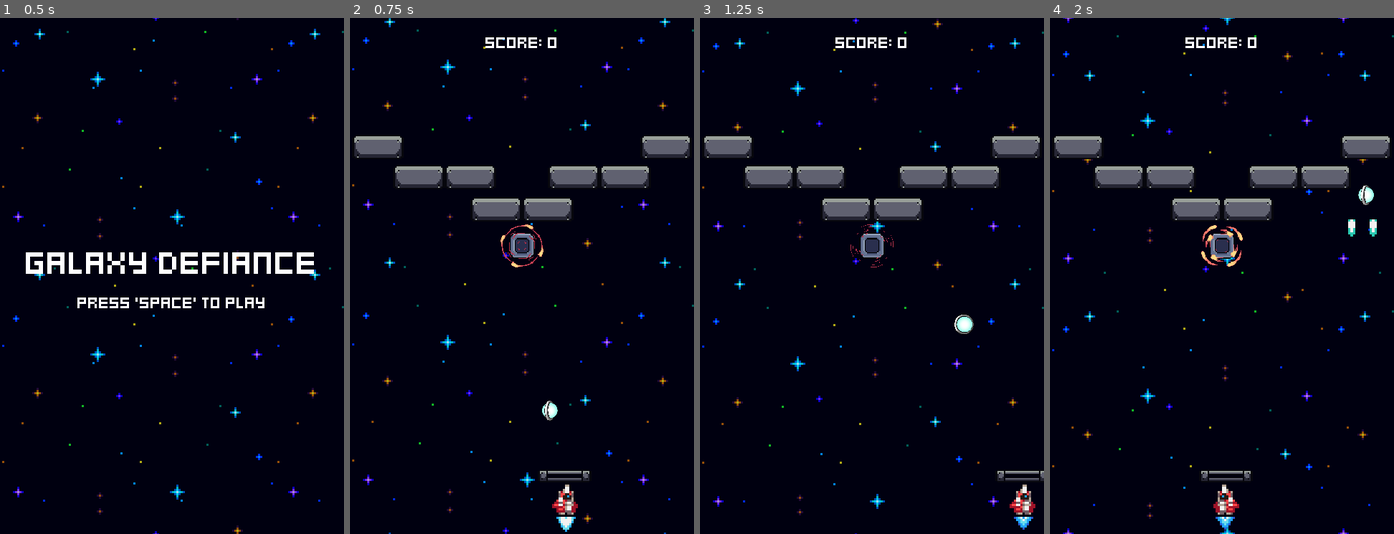
Above: before the commit, frames 1-4 (left to right).
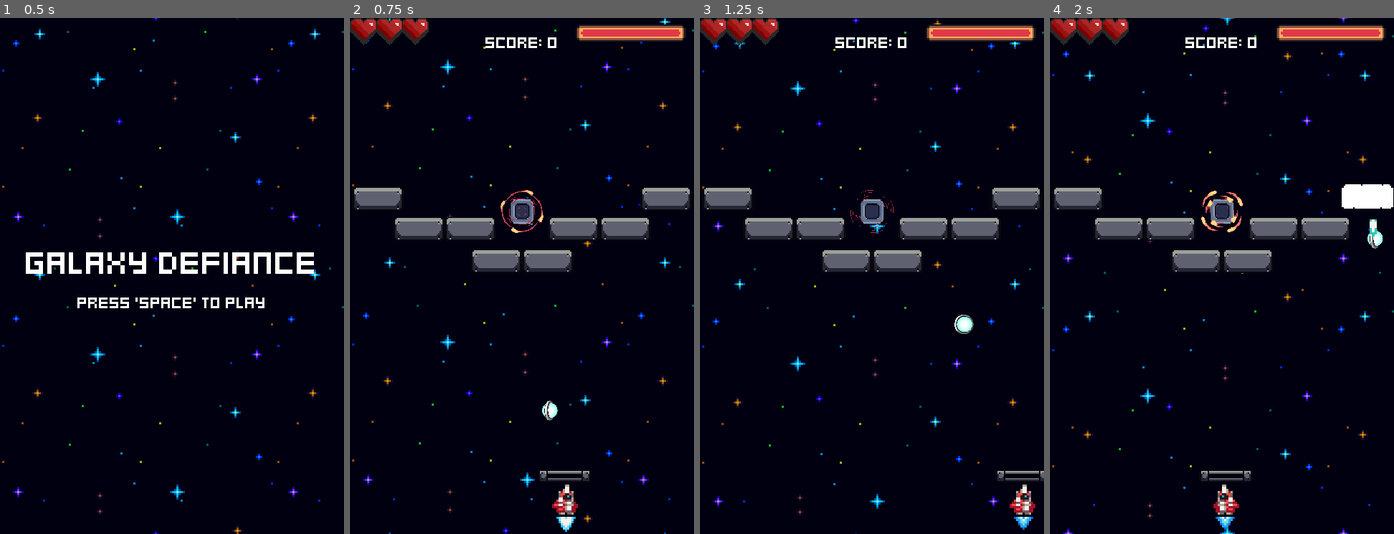
Above: after the commit, the same moments.

Repository: Wilthos/Brick-Break-Space-Shooter-Project
Game: Godot game, scene res://menus/menu.tscn
Same seed, same stepped clock (60 frames per second), same inputs: the game is played once before the commit and once after it.
Inputs:
- Up to frame 1 (0.5 s): no input
- Up to frame 2 (0.75 s): tap Space (Fire) at 0.5 s; hold Right (ui_right) from 0.53 s (still down); tap Enter (ui_accept) at 0.6 s
- Up to frame 3 (1.25 s): keep holding Right (ui_right); tap Enter (ui_accept) at 0.77, 1.07 s
- Up to frame 4 (2 s): release Right (ui_right) at 1.28 s; hold Left (ui_left) from 1.28 s (still down); tap Space (Fire) at 1.35 s; tap Enter (ui_accept) at 1.52, 1.55, 1.82 s

Frame 1 is identical in both runs. In frame 2, 11% of the frame differs, in the area x 0-99%, y 0-50%; in frame 3, 11%; in frame 4, 12%, in the area x 0-100%, y 0-50%.

Commit message:
Ball and Ship Health GUI Set Up

Diff:
--- /dev/null
+++ b/UI/ball_health.gd
@@ -0,0 +1,27 @@
+class_name BallHealth
+extends HBoxContainer
+
+@onready var HeartIcon = preload("res://UI/heart.tscn")
+
+# Called when the node enters the scene tree for the first time.
+func _ready() -> void:
+	pass # Replace with function body.
+
+
+# Called every frame. 'delta' is the elapsed time since the previous frame.
+func _process(delta: float) -> void:
+	pass
+
+func set_max_hearts(max: int):
+	for i in range(max):
+		var heart = HeartIcon.instantiate()
+		add_child(heart)
+
+func update_hearts(current_health: int):
+	var hearts = get_children()
+
+	for i in range(current_health):
+		hearts[i].update(true)
+
+	for i in range(current_health, hearts.size()):
+		hearts[i].update(false)
--- a/UI/ball_health.tscn
+++ b/UI/ball_health.tscn
@@ -1,15 +1,9 @@
 [gd_scene load_steps=2 format=3 uid="uid://dh8frerdxeqf1"]
 
-[ext_resource type="PackedScene" uid="uid://stikcw2yrqse" path="res://UI/heart.tscn" id="1_0yu4c"]
+[ext_resource type="Script" path="res://UI/ball_health.gd" id="1_6ir7i"]
 
 [node name="BallHealth" type="HBoxContainer"]
-theme_override_constants/separation = 18
-
-[node name="Heart" parent="." instance=ExtResource("1_0yu4c")]
-layout_mode = 2
-
-[node name="Heart2" parent="." instance=ExtResource("1_0yu4c")]
-layout_mode = 2
-
-[node name="Heart3" parent="." instance=ExtResource("1_0yu4c")]
-layout_mode = 2
+offset_right = 41.0
+offset_bottom = 13.0
+theme_override_constants/separation = -1
+script = ExtResource("1_6ir7i")
--- /dev/null
+++ b/UI/heart.gd
@@ -0,0 +1,17 @@
+class_name Heart
+extends Panel
+
+@onready var sprite_2d: Sprite2D = $Sprite2D
+
+# Called when the node enters the scene tree for the first time.
+func _ready() -> void:
+	pass # Replace with function body.
+
+
+# Called every frame. 'delta' is the elapsed time since the previous frame.
+func _process(delta: float) -> void:
+	pass
+
+func update(full: bool):
+	if full: sprite_2d.frame = 0
+	else: sprite_2d.frame = 4
--- a/UI/heart.tscn
+++ b/UI/heart.tscn
@@ -1,22 +1,17 @@
-[gd_scene load_steps=4 format=3 uid="uid://stikcw2yrqse"]
+[gd_scene load_steps=3 format=3 uid="uid://stikcw2yrqse"]
 
-[ext_resource type="Texture2D" uid="uid://clt2oefslow20" path="res://assets/Hearts/PNG/basic/background.png" id="1_ney08"]
-[ext_resource type="Texture2D" uid="uid://dg1ftc6jse5nf" path="res://assets/Hearts/PNG/basic/border.png" id="2_o2ij6"]
-[ext_resource type="Texture2D" uid="uid://b4ogllo7pt8n0" path="res://assets/Hearts/PNG/basic/heart.png" id="3_p56vs"]
+[ext_resource type="Script" path="res://UI/heart.gd" id="1_v40ai"]
+[ext_resource type="Texture2D" uid="uid://cw5ax2y1e4pcl" path="res://assets/Hearts/PNG/animated/border/heart_animated_1.png" id="2_mkmxi"]
 
 [node name="Heart" type="Panel"]
 self_modulate = Color(1, 1, 1, 0)
-offset_right = 17.0
-offset_bottom = 17.0
+custom_minimum_size = Vector2(13, 13)
+offset_right = 13.0
+offset_bottom = 13.0
+script = ExtResource("1_v40ai")
 
-[node name="HeartBG" type="Sprite2D" parent="."]
-texture = ExtResource("1_ney08")
+[node name="Sprite2D" type="Sprite2D" parent="."]
+scale = Vector2(0.75, 0.75)
+texture = ExtResource("2_mkmxi")
 centered = false
-
-[node name="HeartBorder" type="Sprite2D" parent="."]
-texture = ExtResource("2_o2ij6")
-centered = false
-
-[node name="HeartFill" type="Sprite2D" parent="."]
-texture = ExtResource("3_p56vs")
-centered = false
+hframes = 5
--- /dev/null
+++ b/UI/progress_bar.gd
@@ -0,0 +1,12 @@
+extends ProgressBar
+
+@export var ship: Ship
+
+
+func _ready():
+	ship.stats_component.health_changed.connect(update)
+	update()
+
+func update():
+	value = ship.stats_component.health / ship.max_ship_health *100
+	pass
--- /dev/null
+++ b/UI/texture_progress_bar.gd
@@ -0,0 +1,12 @@
+extends TextureProgressBar
+
+@export var ship: Ship
+
+
+func _ready():
+	ship.stats_component.health_changed.connect(update)
+	update()
+
+func update():
+	value = ship.stats_component.health / ship.max_ship_health *100
+	pass
--- a/bricks/brick.gd
+++ b/bricks/brick.gd
@@ -19,7 +19,7 @@
 	# Get Max Health of the Brick and store for brick status textures
 	#print_debug(max_brick_health_flag)
 	#print_debug(max_brick_health)
-	if stats_component:
+	if max_brick_health_flag:
 		max_brick_health = stats_component.health
 		max_brick_health_flag = false
 		# this should only run once
--- a/enemies/enemy_portal.gd
+++ b/enemies/enemy_portal.gd
@@ -28,7 +28,7 @@
 
 # Called when the node enters the scene tree for the first time.
 func _ready() -> void:
-	green_enemy_spawn_timer.timeout.connect(handle_spawn.bind(GreenEnemyScene,green_enemy_spawn_timer,3.0))
+	green_enemy_spawn_timer.timeout.connect(handle_spawn.bind(GreenEnemyScene,green_enemy_spawn_timer,1.0))
 	yellow_enemy_spawn_timer.timeout.connect(handle_spawn.bind(YellowEnemyScene,yellow_enemy_spawn_timer,5.0))
 	pink_enemy_spawn_timer.timeout.connect(handle_spawn.bind(PinkEnemyScene,pink_enemy_spawn_timer,10.0))
 
--- a/player_ship/ship.gd
+++ b/player_ship/ship.gd
@@ -1,3 +1,4 @@
+class_name Ship
 extends Node2D
 
 @onready var left_muzzle: Marker2D = $LeftMuzzle
@@ -9,12 +10,17 @@
 @onready var move_component: MoveComponent = $MoveComponent
 @onready var flame_animated_sprite: AnimatedSprite2D = %FlameAnimatedSprite
 @onready var variable_pitch_audio_stream_player: VariablePitchAudioStreamPlayer = $VariablePitchAudioStreamPlayer
+@onready var stats_component: StatsComponent = $StatsComponent
 
+var max_ship_health_flag = true
+var max_ship_health = 0
 
 # Called when the node enters the scene tree for the first time.
 func _ready() -> void:
 	#fire_rate_timer.timeout.connect(fire_lasers)
-
+	if max_ship_health_flag:
+		max_ship_health = stats_component.health
+		max_ship_health_flag = false
 	pass
 
 
--- a/save.cfg
+++ b/save.cfg
@@ -1,3 +1,3 @@
 [game]
 
-highscore=415
+highscore=490
--- a/world.gd
+++ b/world.gd
@@ -3,12 +3,17 @@
 @export var game_stats: GameStats
 @export var ball_speed = 50
 
-@onready var ship: Node2D = $Ship
+@onready var ship: Ship = $Ship
 @onready var score_label: Label = $ScoreLabel
 @onready var player_ball: PlayerBall = $PlayerBall
+@onready var ball_health: BallHealth = $CanvasLayer/BallHealth
 
 # Called when the node enters the scene tree for the first time.
 func _ready() -> void:
+	# Display the Player Ball's Health
+	ball_health.set_max_hearts(player_ball.stats_component.health)
+	ball_health.update_hearts(player_ball.stats_component.health)
+	#ball_health.update_hearts(2)
 	randomize()
 	player_ball.position = Vector2(80,200)
 	#player_ball.position = Vector2(40,200)
@@ -31,9 +36,13 @@
 	game_stats.no_more_portals.connect(func():
 		await get_tree().create_timer(1.0).timeout # Quick code for a timer
 		get_tree().change_scene_to_file("res://menus/game_over.tscn")
+	)
 
-
-	)
+	# Update the Ball Health GUI when the ball's health is chaged
+	player_ball.stats_component.health_changed.connect(func():
+		#print_debug(player_ball.stats_component.health)
+		ball_health.update_hearts(player_ball.stats_component.health)
+		)
 
 	# Get the number of EnemyPortals in the level and store that number
 	var enemy_portal_total = get_children().filter(func(n):
--- a/world.tscn
+++ b/world.tscn
@@ -9,6 +9,10 @@
 [ext_resource type="PackedScene" uid="uid://bhdbcqhia7siy" path="res://player_ball/player_ball.tscn" id="7_umxke"]
 [ext_resource type="Script" path="res://components/hitbox_component.gd" id="8_wcmc4"]
 [ext_resource type="PackedScene" uid="uid://b5uev8sljra78" path="res://bricks/blue_brick.tscn" id="9_3bhrl"]
+[ext_resource type="PackedScene" uid="uid://dh8frerdxeqf1" path="res://UI/ball_health.tscn" id="10_2ssh3"]
+[ext_resource type="Texture2D" uid="uid://bjcdrlgb6jrc6" path="res://assets/health_bar/healthbarUnder.png" id="12_fhft7"]
+[ext_resource type="Texture2D" uid="uid://b4d15sd23x313" path="res://assets/health_bar/healthbarProgress.png" id="13_yab43"]
+[ext_resource type="Script" path="res://UI/texture_progress_bar.gd" id="14_jd2y1"]
 
 [sub_resource type="RectangleShape2D" id="RectangleShape2D_uqhio"]
 size = Vector2(160, 22)
@@ -21,9 +25,6 @@
 position = Vector2(80, 224)
 
 [node name="SpaceBackground" parent="." instance=ExtResource("2_wswaa")]
-
-[node name="EnemyPortal" parent="." instance=ExtResource("5_c8mpq")]
-position = Vector2(80, 106)
 
 [node name="ScoreLabel" type="Label" parent="."]
 offset_right = 160.0
@@ -45,26 +46,58 @@
 position = Vector2(80, 251)
 shape = SubResource("RectangleShape2D_uqhio")
 
+[node name="EnemyPortal" parent="." instance=ExtResource("5_c8mpq")]
+position = Vector2(80, 90)
+
 [node name="BlueBrick" parent="." instance=ExtResource("9_3bhrl")]
-position = Vector2(32, 74)
+position = Vector2(32, 98)
 
 [node name="BlueBrick2" parent="." instance=ExtResource("9_3bhrl")]
-position = Vector2(92, 89)
+position = Vector2(92, 113)
 
 [node name="BlueBrick3" parent="." instance=ExtResource("9_3bhrl")]
-position = Vector2(68, 89)
+position = Vector2(68, 113)
 
 [node name="BlueBrick4" parent="." instance=ExtResource("9_3bhrl")]
-position = Vector2(56, 74)
+position = Vector2(56, 98)
 
 [node name="BlueBrick5" parent="." instance=ExtResource("9_3bhrl")]
-position = Vector2(104, 74)
+position = Vector2(104, 98)
 
 [node name="BlueBrick6" parent="." instance=ExtResource("9_3bhrl")]
-position = Vector2(128, 74)
+position = Vector2(128, 98)
 
 [node name="BlueBrick7" parent="." instance=ExtResource("9_3bhrl")]
-position = Vector2(147, 60)
+position = Vector2(147, 84)
 
 [node name="BlueBrick8" parent="." instance=ExtResource("9_3bhrl")]
-position = Vector2(13, 60)
+position = Vector2(13, 84)
+
+[node name="CanvasLayer" type="CanvasLayer" parent="."]
+
+[node name="BallHealth" parent="CanvasLayer" instance=ExtResource("10_2ssh3")]
+
+[node name="ProgressBar" type="ProgressBar" parent="CanvasLayer"]
+visible = false
+anchors_preset = 1
+anchor_left = 1.0
+anchor_right = 1.0
+offset_left = -32.0
+offset_bottom = 27.0
+grow_horizontal = 0
+
+[node name="TextureProgressBar" type="TextureProgressBar" parent="CanvasLayer" node_paths=PackedStringArray("ship")]
+custom_minimum_size = Vector2(64, 10)
+anchors_preset = 1
+anchor_left = 1.0
+anchor_right = 1.0
+offset_left = -55.0
+offset_top = 3.0
+offset_right = 9.0
+offset_bottom = 13.0
+grow_horizontal = 0
+scale = Vector2(0.8, 0.8)
+texture_under = ExtResource("12_fhft7")
+texture_progress = ExtResource("13_yab43")
+script = ExtResource("14_jd2y1")
+ship = NodePath("../../Ship")
Binary file added: assets/health_bar/healthbarProgress.png
Not shown, added: assets/health_bar/healthbarProgress.png.import
Binary file added: assets/health_bar/healthbarUnder.png
Not shown, added: assets/health_bar/healthbarUnder.png.import
Not shown: 1 places in world.tscn that only renumber resources
Not shown, added: player_ship/shi16B8.tmp
Not shown, added: player_ship/shi1F7.tmp
Not shown, added: player_ship/shi5B9A.tmp
